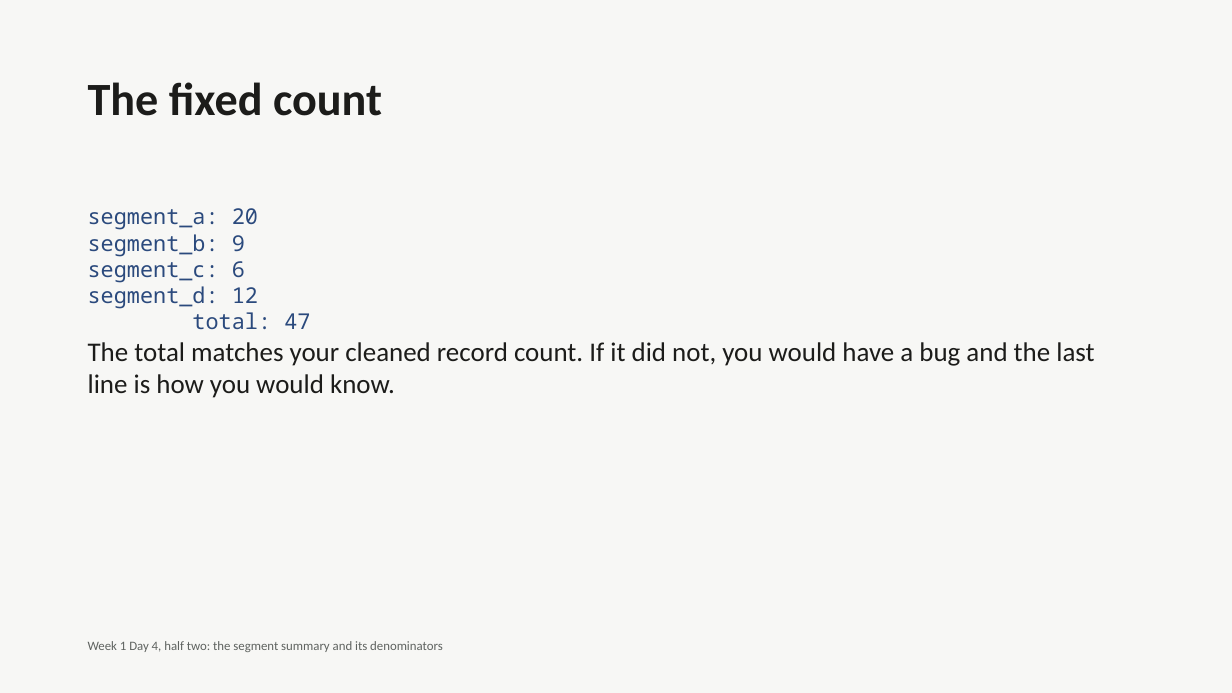
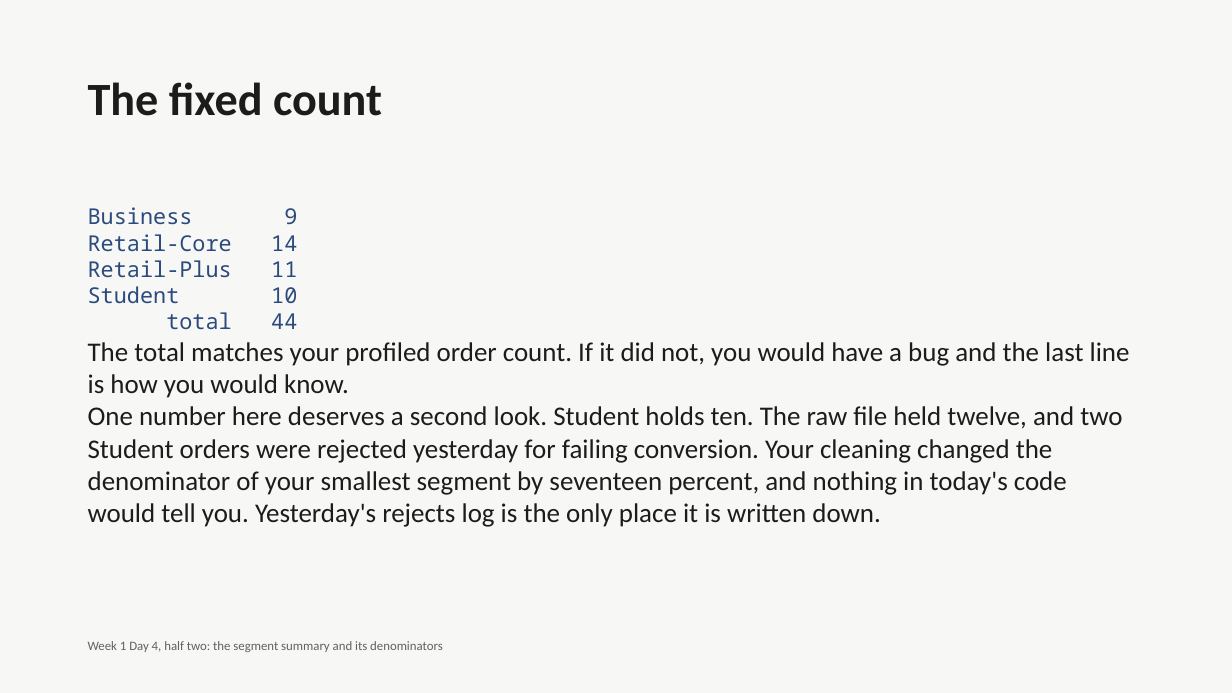
Before and after one commit to fde-academy-lab/c2-content-factory, a slide deck: slide 16 of content/W01/D4/C2_W01_D04_deck_half2_STUDENT.pptx (slide 15 before the commit). Drawn at 1232x693 pixels with LibreOffice and Linux fonts; fonts in the diff are those of the drawing. Boxes give left, top, right and bottom in pixels: in the first picture for what was removed or moved away, otherwise in the second. Text is boxed around its words. In the diff, an @@ line names an element or a change of style, - is before the commit and + after.

```diff
--- a/content/W01/D4/C2_W01_D04_deck_half2_STUDENT.pptx
+++ b/content/W01/D4/C2_W01_D04_deck_half2_STUDENT.pptx
@@ text at (88,207,1130,527): text changed @@
-segment_a: 20
-segment_b: 9
-segment_c: 6
-segment_d: 12
-total: 47
-The total matches your cleaned record count. If it did not, you would have a bug and the last line is how you would know.
+Business 9
+Retail-Core 14
+Retail-Plus 11
+Student 10
+total 44
+The total matches your profiled order count. If it did not, you would have a bug and the last line is how you would know.
+One number here deserves a second look. Student holds ten. The raw file held twelve, and two Student orders were rejected yesterday for failing conversion. Your cleaning changed the denominator of your smallest segment by seventeen percent, and nothing in today's code would tell you. Yesterday's rejects log is the only place it is written down.
```
Also in this commit, not shown: 25 other slides changed, 1 slide added, 24 other files.
